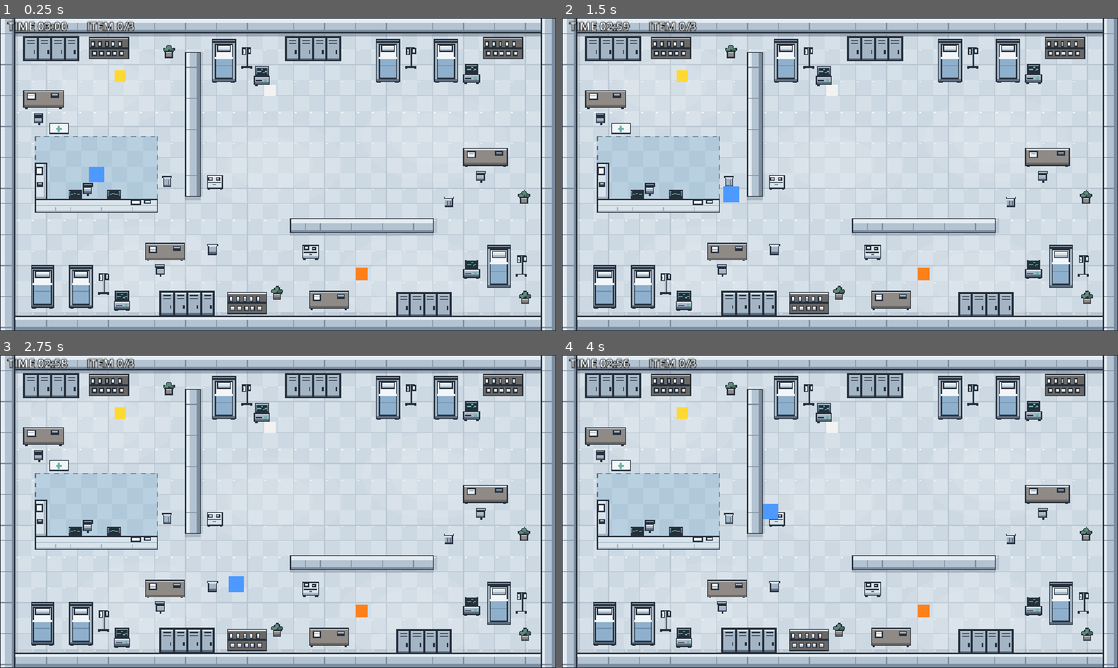
Above: before the commit, frames 1-4 (two rows, left to right).
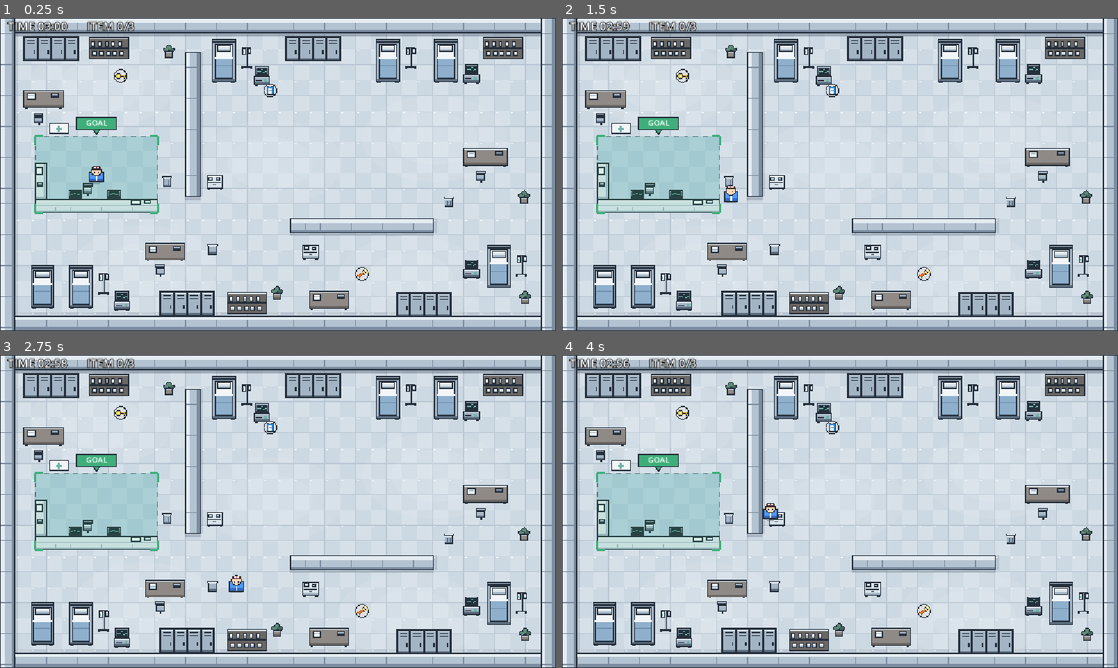
Above: after the commit, the same moments.

Repository: Mugen0619/night-shift-escape
Game: Godot game, scene res://scenes/main.tscn
Two runs of this game, one before a commit and one after it. Both use one fixed random seed, a clock stepped at 60 frames per second and the inputs below.
Inputs:
- Up to frame 1 (0.25 s): no input
- Up to frame 2 (1.5 s): tap Enter at 0.5 s; hold D (move_right) 0.53-1.28 s; hold S (move_down) from 1.28 s (still down)
- Up to frame 3 (2.75 s): release S (move_down) at 2.03 s; hold D (move_right) from 2.03 s (still down)
- Up to frame 4 (4 s): release D (move_right) at 2.78 s; hold W (move_up) 2.78-3.53 s; hold A (move_left) from 3.53 s (still down)

The runs differ from the first frame. In frame 1, 0.7% of the frame differs, in the area x 6-67%, y 16-84%; in frame 2, 0.7%; in frame 3, 0.7%; in frame 4, 0.7%.

Commit message:
Day 7: プレイヤー・アイテム・ナースステーションの見た目を整える
プレイヤーを看護師風、鍵・カルテ・懐中電灯を図形アイコンで描き分け、
ナースステーションにGOAL表示と緑のエリア強調を追加。当たり判定とロジックは変更なし。

Co-Authored-By: Claude Sonnet 5.5 <noreply@anthropic.com>

Diff:
--- a/scenes/item.tscn
+++ b/scenes/item.tscn
@@ -10,9 +10,3 @@
 
 [node name="CollisionShape2D" type="CollisionShape2D" parent="."]
 shape = SubResource("RectangleShape2D_item")
-
-[node name="ColorRect" type="ColorRect" parent="."]
-offset_left = -12.0
-offset_top = -12.0
-offset_right = 12.0
-offset_bottom = 12.0
--- a/scenes/main.tscn
+++ b/scenes/main.tscn
@@ -7,6 +7,7 @@
 [ext_resource type="Script" path="res://scripts/item_count_label.gd" id="5_item_count_label"]
 [ext_resource type="Script" path="res://scripts/game_flow.gd" id="6_game_flow"]
 [ext_resource type="Script" path="res://scripts/hospital_decor.gd" id="7_hospital_decor"]
+[ext_resource type="Script" path="res://scripts/nurse_station_marker.gd" id="8_station_marker"]
 
 [sub_resource type="RectangleShape2D" id="RectangleShape2D_horizontal"]
 size = Vector2(1152, 32)
@@ -73,6 +74,9 @@
 
 [node name="CollisionShape2D" type="CollisionShape2D" parent="NurseStation"]
 shape = SubResource("RectangleShape2D_nurse_station")
+
+[node name="GoalMarker" type="Node2D" parent="NurseStation"]
+script = ExtResource("8_station_marker")
 
 [node name="Items" type="Node2D" parent="."]
 
--- a/scenes/player.tscn
+++ b/scenes/player.tscn
@@ -11,10 +11,3 @@
 
 [node name="CollisionShape2D" type="CollisionShape2D" parent="."]
 shape = SubResource("RectangleShape2D_body")
-
-[node name="ColorRect" type="ColorRect" parent="."]
-offset_left = -16.0
-offset_top = -16.0
-offset_right = 16.0
-offset_bottom = 16.0
-color = Color(0.3, 0.6, 1, 1)
--- a/scripts/item.gd
+++ b/scripts/item.gd
@@ -2,19 +2,22 @@
 ## マップ上のアイテム。プレイヤーが触れると GameManager に取得を伝えて消える。
 ## 3種類とも同じシーン(item.tscn)を使い、item_type だけを変えて配置する。
 
-# 仮の見た目として、種類ごとに色を分ける(画像素材はまだ使わない)。
-const COLORS: Dictionary = {
-	"key": Color(1.0, 0.85, 0.2),         # 鍵: 黄色
-	"chart": Color(0.95, 0.95, 0.95),     # カルテ: 白
-	"flashlight": Color(1.0, 0.5, 0.1),   # 懐中電灯: オレンジ
-}
+# 見た目は種類ごとに、色と形(図形のアイコン)で描き分ける(画像素材は使わない)。
+const OUTLINE := Color("26303c")
+const KEY_GOLD := Color(1.0, 0.85, 0.2)
+const KEY_DARK := Color(0.75, 0.55, 0.05)
+const PAPER := Color(0.97, 0.97, 0.95)
+const CHART_BOARD := Color(0.2, 0.55, 0.85)
+const LINE := Color(0.45, 0.5, 0.55)
+const LIGHT_BODY := Color(1.0, 0.5, 0.1)
+const LIGHT_DARK := Color(0.75, 0.33, 0.05)
+const BEAM := Color(1.0, 0.95, 0.5, 0.55)
 
 # インスペクターで選べるようにする(main.tscn で配置ごとに設定)。
 @export_enum("key", "chart", "flashlight") var item_type: String = "key"
 
 
 func _ready() -> void:
-	$ColorRect.color = COLORS[item_type]
 	# Area2D は「重なった」ことを検知するだけで、プレイヤーの移動は妨げない。
 	body_entered.connect(_on_body_entered)
 
@@ -26,3 +29,51 @@
 	GameManager.collect_item(item_type)
 	# ノードごと削除するので、同じアイテムをもう一度取得することはない。
 	queue_free()
+
+
+# 当たり判定(24x24)とほぼ同じ範囲に、種類ごとのアイコンを描く。
+func _draw() -> void:
+	# 丸い台座:床や家具と区別して、拾えるものだと分かるようにする。
+	draw_circle(Vector2.ZERO, 14.0, OUTLINE)
+	draw_circle(Vector2.ZERO, 12.0, Color(1, 1, 1, 0.85))
+	match item_type:
+		"key":
+			_draw_key()
+		"chart":
+			_draw_chart()
+		"flashlight":
+			_draw_flashlight()
+
+
+# 鍵: 金色の輪(持ち手)・軸・歯
+func _draw_key() -> void:
+	draw_circle(Vector2(-5, 0), 6.0, OUTLINE)
+	draw_circle(Vector2(-5, 0), 4.5, KEY_GOLD)
+	draw_circle(Vector2(-5, 0), 1.8, Color(1, 1, 1, 0.85))
+	draw_rect(Rect2(0, -2, 11, 4), OUTLINE)
+	draw_rect(Rect2(1, -1, 9, 2), KEY_GOLD)
+	draw_rect(Rect2(6, 1, 3, 5), OUTLINE)
+	draw_rect(Rect2(7, 1, 1, 4), KEY_DARK)
+
+
+# カルテ: 青いバインダーに白い紙と文字の線
+func _draw_chart() -> void:
+	draw_rect(Rect2(-7, -9, 14, 18), OUTLINE)
+	draw_rect(Rect2(-6, -8, 12, 16), CHART_BOARD)
+	draw_rect(Rect2(-4, -5, 8, 12), PAPER)
+	for i in 3:
+		draw_rect(Rect2(-3, -3 + i * 3, 6, 1), LINE)
+	draw_rect(Rect2(-3, -10, 6, 3), OUTLINE)  # クリップ
+	draw_rect(Rect2(-2, -9, 4, 1), Color(0.8, 0.8, 0.8))
+
+
+# 懐中電灯: 斜めに置いたオレンジの本体と、光の先端
+func _draw_flashlight() -> void:
+	draw_set_transform(Vector2.ZERO, deg_to_rad(-35.0))
+	draw_colored_polygon(PackedVector2Array([Vector2(7, -3), Vector2(13, -7), Vector2(13, 7), Vector2(7, 3)]), BEAM)
+	draw_rect(Rect2(-10, -3, 14, 6), OUTLINE)
+	draw_rect(Rect2(-9, -2, 12, 4), LIGHT_BODY)
+	draw_rect(Rect2(-9, 1, 12, 1), LIGHT_DARK)
+	draw_rect(Rect2(3, -5, 5, 10), OUTLINE)  # ヘッド部分
+	draw_rect(Rect2(4, -4, 3, 8), Color(1.0, 0.95, 0.6))
+	draw_set_transform(Vector2.ZERO, 0.0)
--- /dev/null
+++ b/scripts/nurse_station_marker.gd
@@ -0,0 +1,30 @@
+extends Node2D
+## ナースステーションを「ゴール地点」だと分かるようにする目印(見た目だけ)。
+## 判定エリアの床をうっすら色付けし、四隅の強調と「GOAL」の札・矢印を描く。
+## 判定には関わらない(NurseStation の子として置く)。
+
+const AREA := Rect2(-128, -80, 256, 160)  # NurseStation の判定範囲(ローカル座標)
+const OUTLINE := Color("26303c")
+const GOAL_GREEN := Color("3fae7a")
+const GOAL_LIGHT := Color("e8fff3")
+
+
+func _draw() -> void:
+	# 判定エリアの床をうっすら緑に(プレイヤーの視認性を落とさないよう淡く)
+	draw_rect(AREA, Color(0.25, 0.8, 0.5, 0.12))
+	# 四隅の強調
+	for corner in [AREA.position, Vector2(AREA.end.x, AREA.position.y), Vector2(AREA.position.x, AREA.end.y), AREA.end]:
+		var sx: float = 1.0 if corner.x == AREA.position.x else -1.0
+		var sy: float = 1.0 if corner.y == AREA.position.y else -1.0
+		draw_line(corner, corner + Vector2(18 * sx, 0), GOAL_GREEN, 4.0)
+		draw_line(corner, corner + Vector2(0, 18 * sy), GOAL_GREEN, 4.0)
+
+	# 「GOAL」の札(エリア上端の少し上)と、下向きの矢印
+	var badge := Rect2(-40, -118, 80, 24)
+	draw_rect(badge.grow(2), OUTLINE)
+	draw_rect(badge, GOAL_GREEN)
+	var font: Font = ThemeDB.fallback_font
+	draw_string(font, Vector2(badge.position.x, badge.position.y + 17), "GOAL",
+		HORIZONTAL_ALIGNMENT_CENTER, badge.size.x, 16, GOAL_LIGHT)
+	draw_colored_polygon(PackedVector2Array([Vector2(-8, -92), Vector2(8, -92), Vector2(0, -81)]), OUTLINE)
+	draw_colored_polygon(PackedVector2Array([Vector2(-5, -92), Vector2(5, -92), Vector2(0, -85)]), GOAL_GREEN)
--- a/scripts/player.gd
+++ b/scripts/player.gd
@@ -3,6 +3,37 @@
 
 # 移動速度(ピクセル/秒)
 const SPEED: float = 200.0
+
+# 見た目(当たり判定 32x32 の範囲に収まる、看護師風の人物)
+const OUTLINE := Color("26303c")
+const UNIFORM := Color(0.3, 0.6, 1.0)
+const UNIFORM_DARK := Color(0.2, 0.42, 0.78)
+const SKIN := Color(1.0, 0.85, 0.72)
+const HAIR := Color(0.25, 0.18, 0.15)
+const WHITE := Color(0.97, 0.98, 1.0)
+
+
+func _draw() -> void:
+	# 足元の影(床の上でプレイヤーを目立たせる)
+	draw_set_transform(Vector2(0, 14), 0.0, Vector2(1.0, 0.35))
+	draw_circle(Vector2.ZERO, 15.0, Color(0.1, 0.15, 0.25, 0.25))
+	draw_set_transform(Vector2.ZERO, 0.0, Vector2.ONE)
+	# 体
+	draw_rect(Rect2(-15, -6, 30, 22), OUTLINE)
+	draw_rect(Rect2(-13, -4, 26, 18), UNIFORM)
+	draw_rect(Rect2(-13, 9, 26, 5), UNIFORM_DARK)
+	draw_rect(Rect2(-2, -4, 4, 18), WHITE)
+	# 頭
+	draw_circle(Vector2(0, -7), 11.0, OUTLINE)
+	draw_circle(Vector2(0, -7), 9.0, SKIN)
+	draw_rect(Rect2(-9, -16, 18, 6), HAIR)
+	# ナースキャップ(白地に赤い印)
+	draw_rect(Rect2(-7, -17, 14, 5), OUTLINE)
+	draw_rect(Rect2(-6, -16, 12, 3), WHITE)
+	draw_rect(Rect2(-1, -16, 2, 3), Color(0.9, 0.2, 0.25))
+	# 目
+	draw_rect(Rect2(-5, -6, 2, 3), OUTLINE)
+	draw_rect(Rect2(3, -6, 2, 3), OUTLINE)
 
 
 # 移動と衝突は物理エンジンと同じタイミングで処理するため、
Not shown, added: scripts/nurse_station_marker.gd.uid
